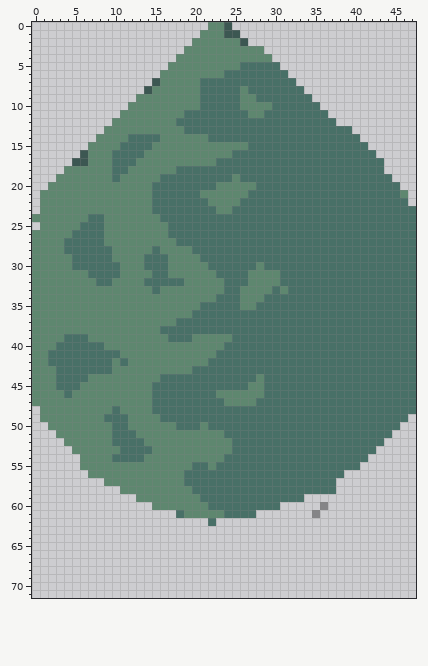
Edited in one commit: pixel-art file (resources/asesprite/tree_pine_top.aseprite). Above is the file before it was changed.
48x72 pixels, 1 frame. Colours within 5 levels of each other are drawn and written as one.
New version:
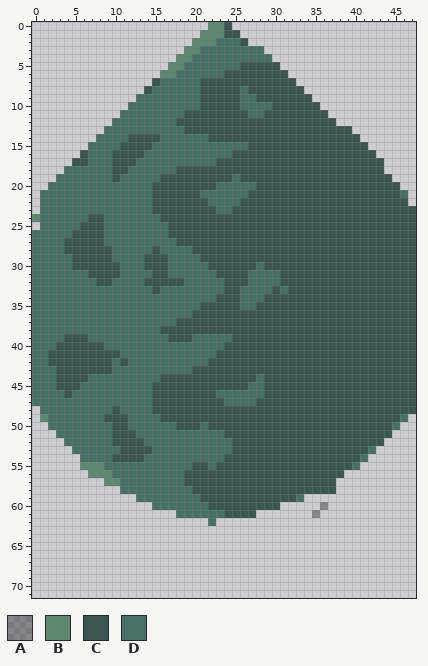
Palette (. is transparent): A #0000005a  B #5e876f  C #3c5752  D #487067
The edit:
Changed rows in their new state; - is an unchanged pixel.
first column x 0:
 2 -----------------------DDD----------------------
 3 ---------------------DDDDDDDD-------------------
 4 --------------------DDDDDDDDDD------------------
 5 -------------------DDDDDDDCCCCC-----------------
 6 ------------------DDDDDDCCCCCCCC----------------
 7 ----------------DDDDDCCCCCCCCCCCC---------------
 8 ---------------DDDDDDCCCCCDCCCCCCC--------------
 9 -------------DDDDDDDDCCCCCDDCCCCCCC-------------
10 ------------DDDDDDDDDCCCCCDDDDCCCCCC------------
11 -----------DDDDDDDDCCCCCCCCDDCCCCCCCC-----------
12 ----------DDDDDDDDCCCCCCCCCCCCCCCCCCCC----------
13 ---------DDDDDDDDDDCCCCCCCCCCCCCCCCCCCCC--------
14 --------DDDDCCCCDDDDDDCCCCCCCCCCCCCCCCCCC-------
15 -------DDDDCCCCDDDDDDDDDDDDCCCCCCCCCCCCCCC------
16 -------DDDCCCCDDDDDDDDDDDCCCCCCCCCCCCCCCCCC-----
17 -------DDDCCCDDDDDDDDDDCCCCCCCCCCCCCCCCCCCCC----
18 ----DDDDDDCCDDDDDDCCCCCCCCCCCCCCCCCCCCCCCCCC----
19 ---DDDDDDDCDDDDDCCCCCCCCCDCCCCCCCCCCCCCCCCCCC---
20 --DDDDDDDDDDDDDCCCCCCCCDDDDDCCCCCCCCCCCCCCCCCC--
21 -DDDDDDDDDDDDDDCCCCCCDDDDDDCCCCCCCCCCCCCCCCCCCD-
22 -DDDDDDDDDDDDDDCCCCCCCDDDDCCCCCCCCCCCCCCCCCCCCC-
23 -DDDDDDDDDDDDDDCCCCCCCCDDCCCCCCCCCCCCCCCCCCCCCCC
24 -DDDDDDCCDDDDDDDCCCCCCCCCCCCCCCCCCCCCCCCCCCCCCCC
25 -DDDDDCCCDDDDDDDDCCCCCCCCCCCCCCCCCCCCCCCCCCCCCCC
26 DDDDDCCCCDDDDDDDDCCCCCCCCCCCCCCCCCCCCCCCCCCCCCCC
27 DDDDCCCCCDDDDDDDDDCCCCCCCCCCCCCCCCCCCCCCCCCCCCCC
28 DDDDCCCCCCDDDDDCDDDDCCCCCCCCCCCCCCCCCCCCCCCCCCCC
29 DDDDDCCCCCDDDDCCCDDDDCCCCCCCCCCCCCCCCCCCCCCCCCCC
30 DDDDDCCCCCCDDDCCCDDDDDCCCCCCDCCCCCCCCCCCCCCCCCCC
31 DDDDDDDCCCCDDDDCCDDDDDDCCCCDDDDCCCCCCCCCCCCCCCCC
32 DDDDDDDDCCDDDDCCCCCDDDDDCCCDDDDCCCCCCCCCCCCCCCCC
33 DDDDDDDDDDDDDDDCDDDDDDDDCCDDDDCDCCCCCCCCCCCCCCCC
34 DDDDDDDDDDDDDDDDDDDDDDDCCCDDDCCCCCCCCCCCCCCCCCCC
35 DDDDDDDDDDDDDDDDDDDDDCCCCCDDCCCCCCCCCCCCCCCCCCCC
36 DDDDDDDDDDDDDDDDDDDDCCCCCCCCCCCCCCCCCCCCCCCCCCCC
37 DDDDDDDDDDDDDDDDDDCCCCCCCCCCCCCCCCCCCCCCCCCCCCCC
38 DDDDDDDDDDDDDDDDCCCCCCCCCCCCCCCCCCCCCCCCCCCCCCCC
39 DDDDCCCDDDDDDDDDDCCCDDDDDCCCCCCCCCCCCCCCCCCCCCCC
40 DDDCCCCCCDDDDDDDDDDDDDDDCCCCCCCCCCCCCCCCCCCCCCCC
41 DDCCCCCCCCCDDDDDDDDDDDDCCCCCCCCCCCCCCCCCCCCCCCCC
42 DDCCCCCCCCDCDDDDDDDDDDCCCCCCCCCCCCCCCCCCCCCCCCCC
43 DDDCCCCCCCDDDDDDDDDDCCCCCCCCCCCCCCCCCCCCCCCCCCCC
44 DDDCCCCDDDDDDDDDCCCCCCCCCCCCDCCCCCCCCCCCCCCCCCCC
45 DDDCCCDDDDDDDDDCCCCCCCCCCCCDDCCCCCCCCCCCCCCCCCCC
46 DDDDCDDDDDDDDDDCCCCCCCCDDDDDDCCCCCCCCCCCCCCCCCCC
47 DDDDDDDDDDDDDDDCCCCCCCCCDDDDCCCCCCCCCCCCCCCCCCCC
48 -DDDDDDDDDCDDDDCCCCCCCCCCCCCCCCCCCCCCCCCCCCCCCCC
49 --DDDDDDDCCCDDDDCCCCCCCCCCCCCCCCCCCCCCCCCCCCCC--
50 --DDDDDDDDCCDDDDDDCCCDCCCCCCCCCCCCCCCCCCCCCCC---
51 ---DDDDDDDCCCDDDDDDDDDDDCCCCCCCCCCCCCCCCCCCCC---
52 ----DDDDDDCCCCDDDDDDDDDDDCCCCCCCCCCCCCCCCCCC----
53 -----DDDDDDCCCCDDDDDDDDDDCCCCCCCCCCCCCCCCC------
54 ------DDDDCCCCDDDDDDDDDDCCCCCCCCCCCCCCCCC-------
55 ---------DDDDDDDDDDDCCDCCCCCCCCCCCCCCCCC--------
56 ----------DDDDDDDDDCCCCCCCCCCCCCCCCCCCC---------
57 -----------DDDDDDDDCCCCCCCCCCCCCCCCCCC----------
58 -----------DDDDDDDDDCCCCCCCCCCCCCCCCCC----------
59 -------------DDDDDDDDCCCCCCCCCCCC---------------
60 ---------------DDDDDDDCCCCCCCCC-----------------
61 -------------------DDDDDCCCC--------------------
Pixel boxes of the changes (left, top, right, bottom) in both pictures:
changed: (32, 38, 416, 518)
